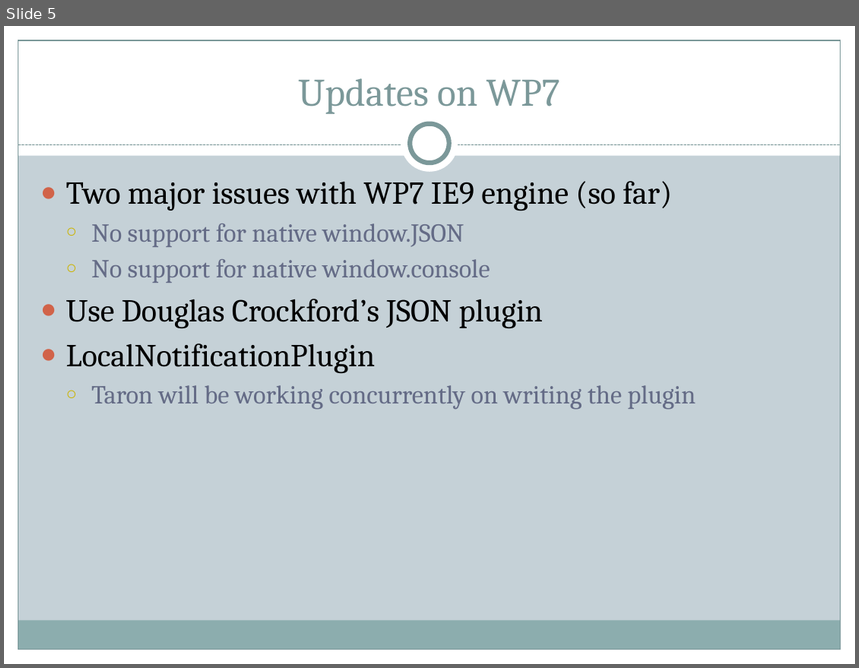
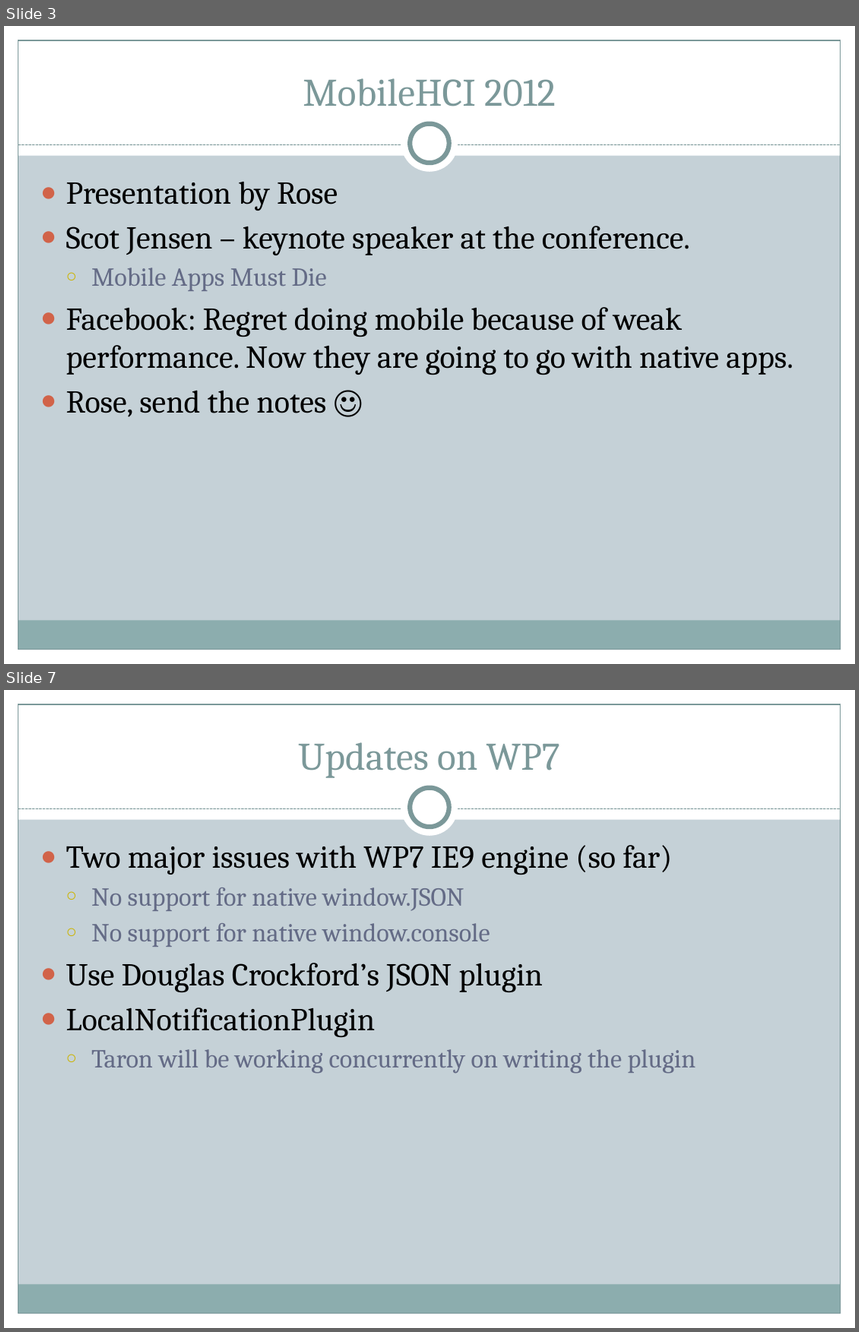
Before and after one commit to vpham21/ohmage-beta3, a slide deck: doc/Presentations/Progress Report.pptx. Shown one above the other, each under a label of ours: slide 5 before the commit, slides 3 and 7 after it; the slides between them are not shown. The pictures are 859x668 and 859x1332 pixels, drawn with LibreOffice and Linux fonts; fonts in the diff are those of the drawing. Boxes give left, top, right and bottom in pixels: in the first picture for what was removed or moved away, otherwise in the second. Text is boxed around its words. In the diff, an @@ line names an element or a change of style, - is before the commit and + after.

```diff
--- a/doc/Presentations/Progress Report.pptx
+++ b/doc/Presentations/Progress Report.pptx
@@ slide 3 added at bbox=[4, 26, 855, 664], background #C5D1D7; not listed: 9 template elements that a slide beside it also shows @@
@@ title added at bbox=[303, 78, 556, 107], 33 pt, text #7C999A @@
+MobileHCI 2012
@@ text added at bbox=[66, 182, 794, 417], 27 pt, text #000000 @@
+● Presentation by Rose
+● Scot Jensen – keynote speaker at the conference.
+  ○ Mobile Apps Must Die
+● Facebook: Regret doing mobile because of weak performance. Now they are going to go with native apps.
+● Rose, send the notes ☺
@@ what was slide 5 is now slide 7 @@
```
Also in this commit, not shown: 5 slides changed, 1 other slide added.
